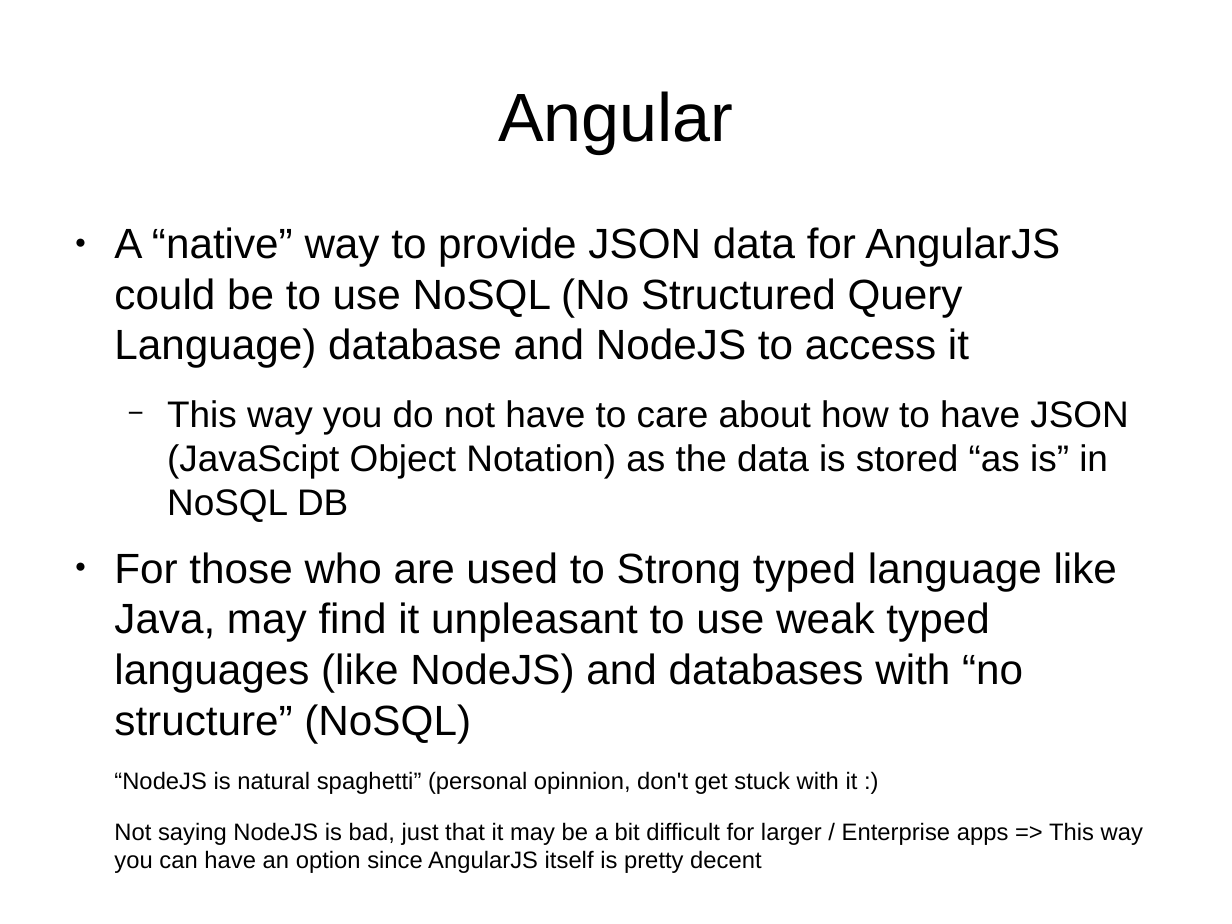
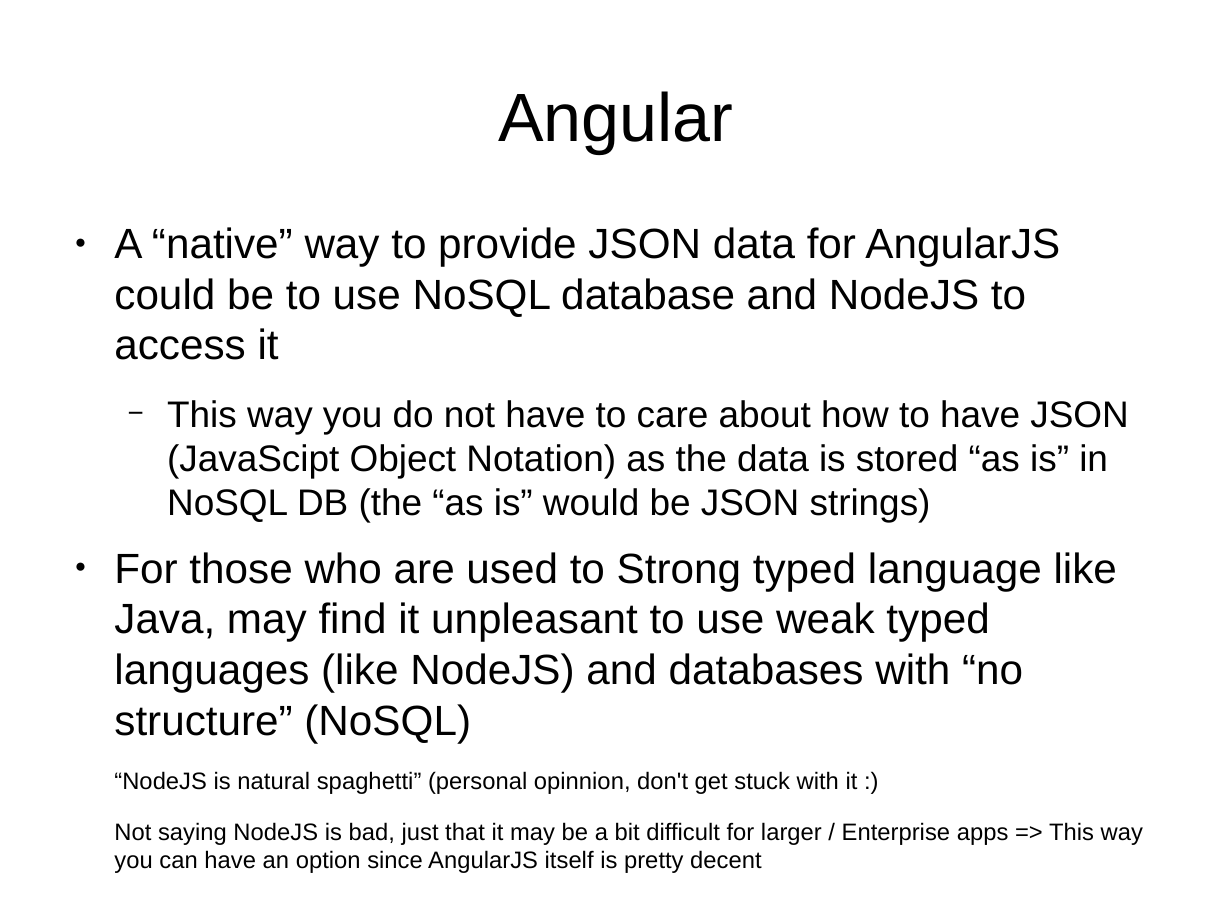
Before and after one commit to vmyrsky/ajeer, a slide deck: slide 12 of JavaEERest/doc/presentation.odp (slide 9 before the commit). Drawn at 1232x924 pixels with LibreOffice and Linux fonts; fonts in the diff are those of the drawing. Boxes give left, top, right and bottom in pixels: in the first picture for what was removed or moved away, otherwise in the second. Text is boxed around its words. In the diff, an @@ line names an element or a change of style, - is before the commit and + after.

```diff
--- a/JavaEERest/doc/presentation.odp
+++ b/JavaEERest/doc/presentation.odp
@@ text at [114, 227, 1128, 523]: text changed; size 27.2 to 23.8 pt @@
-● A “native” way to provide JSON data for AngularJS could be to use NoSQL (No Structured Query Language) database and NodeJS to access it
-  − This way you do not have to care about how to have JSON (JavaScipt Object Notation) as the data is stored “as is” in NoSQL DB
+● A “native” way to provide JSON data for AngularJS could be to use NoSQL database and NodeJS to access it
+  − This way you do not have to care about how to have JSON (JavaScipt Object Notation) as the data is stored “as is” in NoSQL DB (the “as is” would be JSON strings)
```
Also in this commit, not shown: 23 other slides changed, 7 slides added, 1 slide removed.
